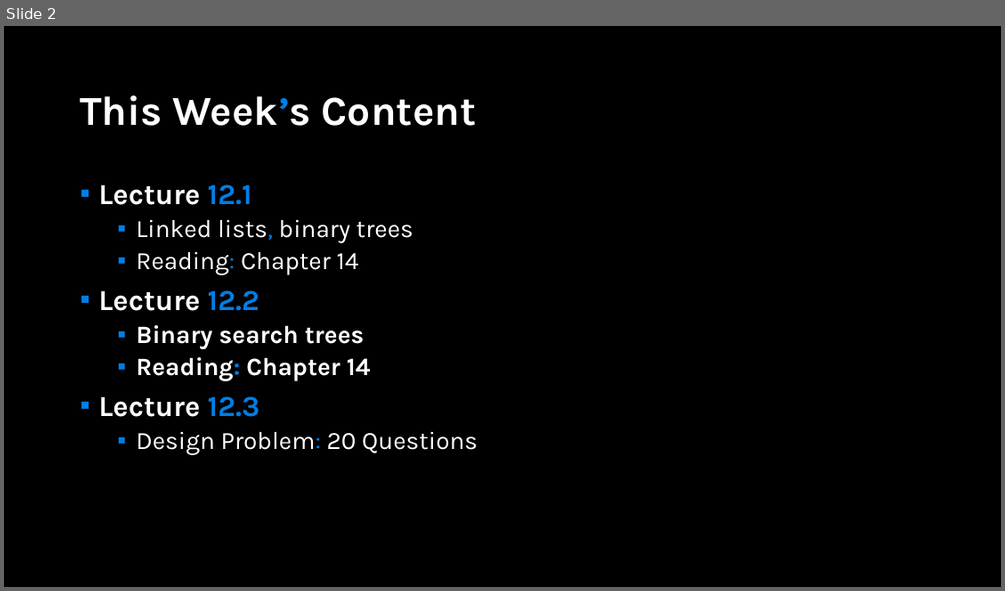
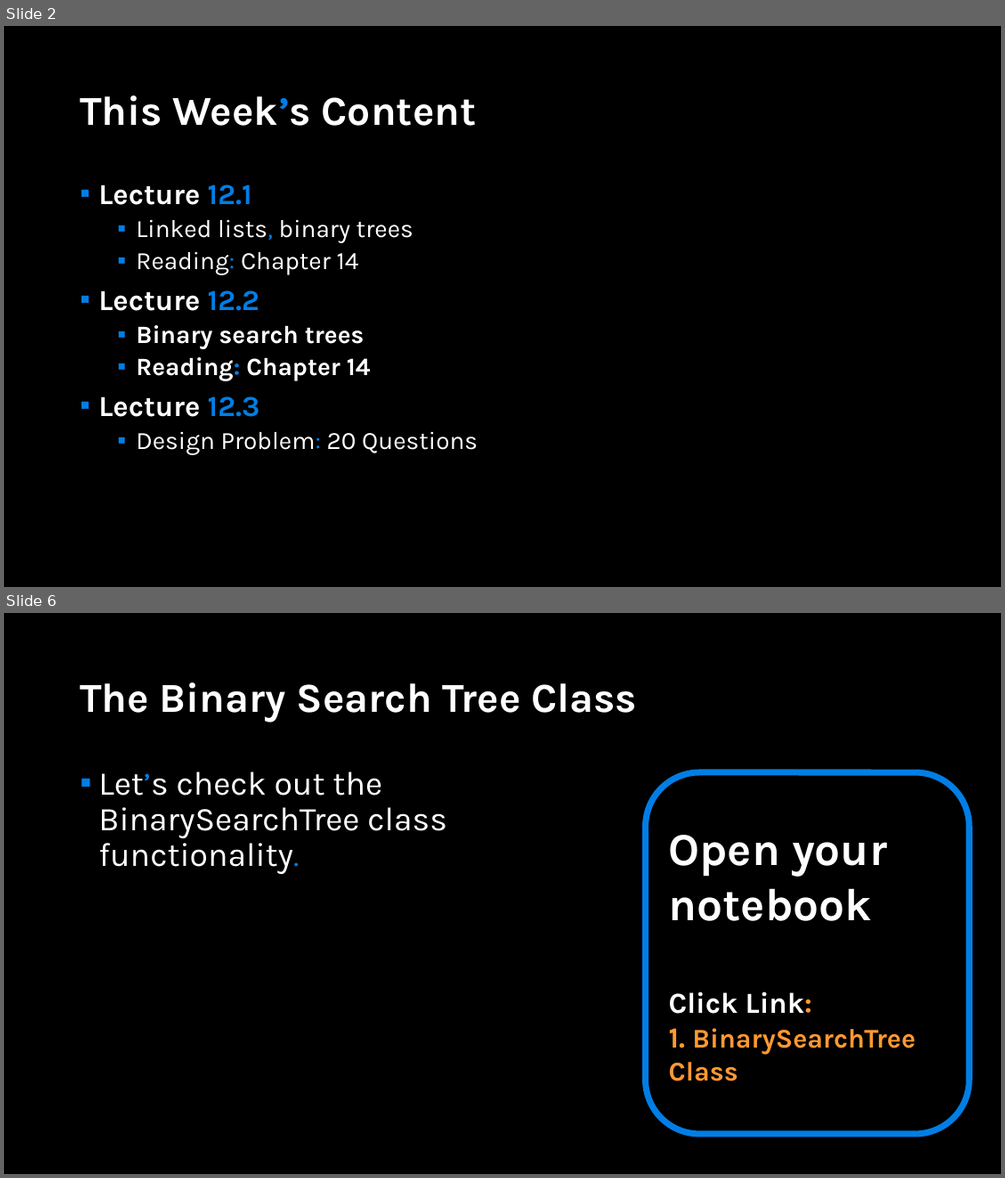
Before and after one commit to APS106/APS106-winter-2022-material, a slide deck: lectures/week12/lecture2/slides/week12_lecture2.pptx. Shown one above the other, each under a label of ours: slide 2 before the commit, slides 2 and 6 after it; the slides between them are not shown. The pictures are 1005x591 and 1005x1178 pixels, drawn with LibreOffice and Linux fonts; fonts in the diff are those of the drawing; background and template pictures are left out. Boxes give left, top, right and bottom in pixels: in the first picture for what was removed or moved away, otherwise in the second. Text is boxed around its words. In the diff, an @@ line names an element or a change of style, - is before the commit and + after.

```diff
--- a/lectures/week12/lecture2/slides/week12_lecture2.pptx
+++ b/lectures/week12/lecture2/slides/week12_lecture2.pptx
@@ slide 6 added at (4, 613, 1001, 1174), background picture (left out) @@
@@ title added at (80, 682, 637, 722), 39.6 pt, text #FFFFFF, bold @@
+The Binary Search Tree Class
@@ text added at (98, 771, 446, 874), 32 pt, text #FFFFFF @@
+▪ Let’s check out the BinarySearchTree class functionality.
@@ rounded rectangle added at (646, 772, 970, 1134), outline #017EE5 6 pt, 26 pt, text #FFFFFF, bold @@
+Open your notebook
+Click Link:
+1. BinarySearchTree Class
```
Also in this commit, not shown: 90 other slides added, 4 other files.
